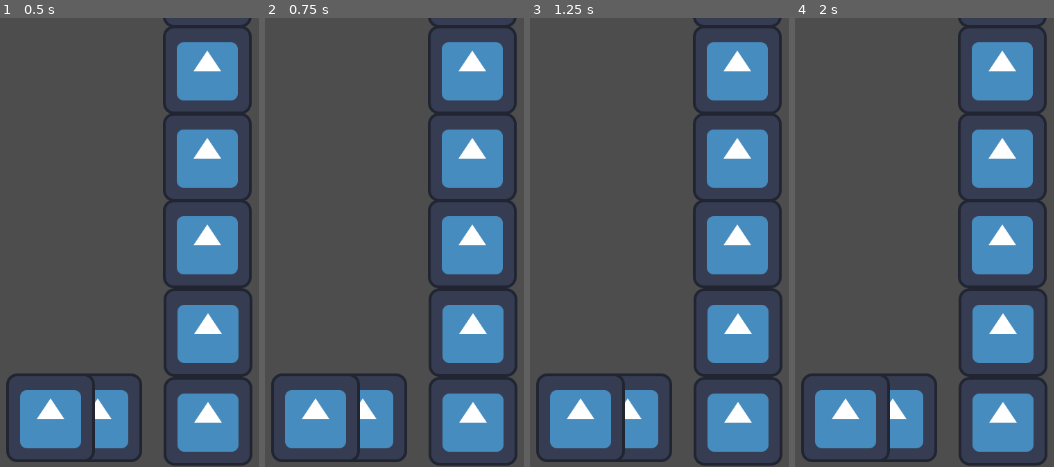
Above: before the commit, frames 1-4 (left to right).
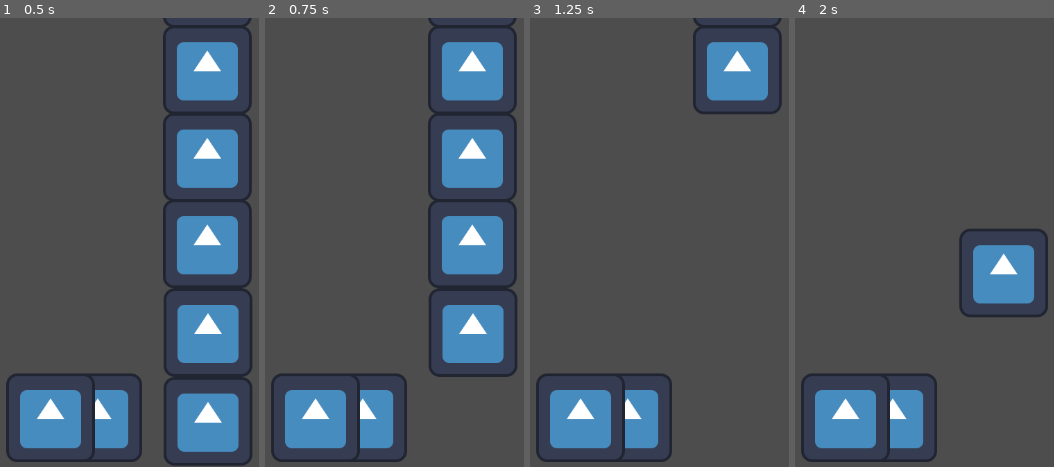
Above: after the commit, the same moments.

Repository: giovanemachado/timbergdtman
Game: Godot game, scene res://src/Main.tscn
Two runs of this game, one before a commit and one after it. Both use one fixed random seed, a clock stepped at 60 frames per second and the inputs below. The engine's default icon, where the game draws it, is replaced by a stand-in: a white triangle on a blue panel in a dark square.
Inputs:
- Up to frame 1 (0.5 s): no input
- Up to frame 2 (0.75 s): tap Enter at 0.5 s; hold D (cut_right) from 0.53 s (still down)
- Up to frame 3 (1.25 s): keep holding D (cut_right)
- Up to frame 4 (2 s): release D (cut_right) at 1.28 s; hold A (cut_left) from 1.28 s (still down)

Frame 1 is identical in both runs. In frame 2, 3.9% of the frame differs, in the area x 63-98%, y 79-100%; in frame 3, 16%; in frame 4, 20%, in the area x 62-98%, y 0-100%.

Commit message:
tree tucks now move by movement and not animation. add cd with timer as well. add globals as autoload singleton. rename almost everything to try follow gd style guide lines

Diff:
--- a/SignalBus.gd
+++ /dev/null
@@ -1,3 +0,0 @@
-extends Node
-
-signal _on_tree_tuck_animation_finished(anim_name)
--- a/project.godot
+++ b/project.godot
@@ -11,13 +11,14 @@
 [application]
 
 config/name="P"
-run/main_scene="res://Src/Main.tscn"
+run/main_scene="res://src/Main.tscn"
 config/features=PackedStringArray("4.0", "Forward Plus")
 config/icon="res://icon.svg"
 
 [autoload]
 
-SignalBus="*res://SignalBus.gd"
+SignalBus="*res://src/signal_bus.gd"
+Globals="*res://src/globals.gd"
 
 [input]
 
--- a/src/Main.tscn
+++ b/src/Main.tscn
@@ -1,55 +1,61 @@
-[gd_scene load_steps=5 format=3 uid="uid://b7n3hli5t2f1p"]
+[gd_scene load_steps=5 format=3 uid="uid://bh45mhydyuxn7"]
 
-[ext_resource type="Script" path="res://Src/Tree/Tree.gd" id="1_ehffe"]
-[ext_resource type="PackedScene" uid="uid://cshpelm6okiad" path="res://Src/Tree/TreeTuck.tscn" id="2_pa2co"]
-[ext_resource type="Script" path="res://Src/Player/Player.gd" id="3_jqo2d"]
-[ext_resource type="Texture2D" uid="uid://d0ip05whua6kq" path="res://icon.svg" id="4_iqxdf"]
+[ext_resource type="Script" path="res://src/tree/tree.gd" id="1_cqndx"]
+[ext_resource type="PackedScene" uid="uid://dg7cfeaaojmya" path="res://src/tree/TreeTuck.tscn" id="2_6myp2"]
+[ext_resource type="Script" path="res://src/player/player.gd" id="3_n0jcn"]
+[ext_resource type="Texture2D" uid="uid://d0ip05whua6kq" path="res://icon.svg" id="4_p54rr"]
 
 [node name="Main" type="Node2D"]
 metadata/_edit_vertical_guides_ = [561.0]
 
-[node name="Tree" type="Node2D" parent="." node_paths=PackedStringArray("TreeSpawn")]
+[node name="Tree" type="Node2D" parent="."]
 position = Vector2(0, -2)
-script = ExtResource("1_ehffe")
-TreeTuck = ExtResource("2_pa2co")
-TreeSpawn = NodePath("TreePosition")
-CurrentTucksNps = Array[NodePath]([NodePath("TreeTuck"), NodePath("TreeTuck2"), NodePath("TreeTuck3"), NodePath("TreeTuck4"), NodePath("TreeTuck5"), NodePath("TreeTuck6"), NodePath("TreeTuck7")])
+script = ExtResource("1_cqndx")
+tree_tuck = ExtResource("2_6myp2")
+tucks_support = Array[NodePath]([NodePath("TreeTuck"), NodePath("TreeTuck2"), NodePath("TreeTuck3"), NodePath("TreeTuck4"), NodePath("TreeTuck5"), NodePath("TreeTuck6"), NodePath("TreeTuck7")])
 
 [node name="TreePosition" type="Marker2D" parent="Tree"]
 position = Vector2(557, -175)
 
-[node name="TreeTuck" parent="Tree" instance=ExtResource("2_pa2co")]
+[node name="TreePositionFinal" type="Marker2D" parent="Tree"]
+position = Vector2(560, 579)
+
+[node name="TreeTuck" parent="Tree" instance=ExtResource("2_6myp2")]
 position = Vector2(558, 584)
 
-[node name="TreeTuck2" parent="Tree" instance=ExtResource("2_pa2co")]
+[node name="TreeTuck2" parent="Tree" instance=ExtResource("2_6myp2")]
 position = Vector2(558, 456)
 
-[node name="TreeTuck3" parent="Tree" instance=ExtResource("2_pa2co")]
+[node name="TreeTuck3" parent="Tree" instance=ExtResource("2_6myp2")]
 position = Vector2(557, 328)
 
-[node name="TreeTuck4" parent="Tree" instance=ExtResource("2_pa2co")]
+[node name="TreeTuck4" parent="Tree" instance=ExtResource("2_6myp2")]
 position = Vector2(557, 203)
 
-[node name="TreeTuck5" parent="Tree" instance=ExtResource("2_pa2co")]
+[node name="TreeTuck5" parent="Tree" instance=ExtResource("2_6myp2")]
 position = Vector2(557, 77)
 
-[node name="TreeTuck6" parent="Tree" instance=ExtResource("2_pa2co")]
+[node name="TreeTuck6" parent="Tree" instance=ExtResource("2_6myp2")]
 position = Vector2(557, -48)
 
-[node name="TreeTuck7" parent="Tree" instance=ExtResource("2_pa2co")]
+[node name="TreeTuck7" parent="Tree" instance=ExtResource("2_6myp2")]
 position = Vector2(557, -174)
 
+[node name="Timer" type="Timer" parent="Tree"]
+one_shot = true
+
 [node name="Player" type="Node2D" parent="."]
-script = ExtResource("3_jqo2d")
+script = ExtResource("3_n0jcn")
 
 [node name="TempPlayer" type="Sprite2D" parent="Player"]
 position = Vector2(399, 577)
-texture = ExtResource("4_iqxdf")
+texture = ExtResource("4_p54rr")
 
 [node name="TempAxe" type="Sprite2D" parent="Player/TempPlayer"]
 position = Vector2(-68, 0)
-texture = ExtResource("4_iqxdf")
+texture = ExtResource("4_p54rr")
 
 [node name="AnimationPlayer" type="AnimationPlayer" parent="Player"]
 
+[connection signal="timeout" from="Tree/Timer" to="Tree" method="_on_timer_timeout"]
 [connection signal="hit" from="Player" to="Tree" method="_on_player_hit"]
--- /dev/null
+++ b/src/globals.gd
@@ -0,0 +1,9 @@
+extends Node
+
+enum HitSide {RIGHT, LEFT}
+
+const TREE_TUCK_ANIMATIONS_NAMES = {
+		HIT = 'correct-hit',
+		WRONG_HIT = 'wrong-hit',
+		MOVE = 'move-below',
+}
--- a/src/player/player.gd
+++ b/src/player/player.gd
@@ -1,21 +1,14 @@
 extends Node2D
 
-# Tree hits
-signal hit(cuttingAt)
+signal hit(side)
 
-# Called when the node enters the scene tree for the first time.
-func _ready():
-	pass # Replace with function body.
+func _process(_delta):
+	if Input.is_action_pressed("cut_right"):
+		hit_tree(Globals.HitSide.RIGHT)
 
-# Called every frame. 'delta' is the elapsed time since the previous frame.
-func _process(delta):
-	if Input.is_action_pressed("cut_right"):
-		hitTheTree(cutSide.CUT_RIGHT)
 	if Input.is_action_pressed("cut_left"):
-		hitTheTree(cutSide.CUT_LEFT)
+		hit_tree(Globals.HitSide.LEFT)
 
-# Possible sides to cut the tree down
-enum cutSide {CUT_RIGHT, CUT_LEFT}
 
-func hitTheTree(cuttingAt):
-	hit.emit(cuttingAt)
+func hit_tree(side):
+	hit.emit(side)
--- /dev/null
+++ b/src/signal_bus.gd
@@ -0,0 +1,3 @@
+extends Node
+
+#signal _on_tree_tuck_animation_finished(anim_name)
--- a/src/tree/TreeTuck.gd
+++ /dev/null
@@ -1,20 +0,0 @@
-extends Node2D
-
-enum branchSide {RIGHT, LEFT, NONE}
-
-@export var BranchSide: branchSide
-@onready var anim: AnimationPlayer = $Sprite/AnimationPlayer
-
-# Called when the node enters the scene tree for the first time.
-func _ready():
-	BranchSide = branchSide.RIGHT
-
-func Hitted():
-	anim.play("correct-hit")
-
-# moving things by animtion, that's a bad idea
-func MoveDown():
-	anim.play("move-below")
-
-func _on_animation_player_animation_finished(anim_name):
-	SignalBus.emit_signal("_on_tree_tuck_animation_finished", anim_name)
--- a/src/tree/TreeTuck.tscn
+++ b/src/tree/TreeTuck.tscn
@@ -1,7 +1,7 @@
-[gd_scene load_steps=8 format=3 uid="uid://cshpelm6okiad"]
+[gd_scene load_steps=8 format=3 uid="uid://dg7cfeaaojmya"]
 
-[ext_resource type="Texture2D" uid="uid://d0ip05whua6kq" path="res://icon.svg" id="1_0sjvc"]
-[ext_resource type="Script" path="res://Src/Tree/TreeTuck.gd" id="1_prls0"]
+[ext_resource type="Script" path="res://src/tree/tree_tuck.gd" id="1_hrf2l"]
+[ext_resource type="Texture2D" uid="uid://d0ip05whua6kq" path="res://icon.svg" id="2_r1nb2"]
 
 [sub_resource type="Animation" id="Animation_tdhg7"]
 length = 0.001
@@ -149,10 +149,10 @@
 }
 
 [node name="TreeTuck" type="Node2D"]
-script = ExtResource("1_prls0")
+script = ExtResource("1_hrf2l")
 
 [node name="Sprite" type="Sprite2D" parent="."]
-texture = ExtResource("1_0sjvc")
+texture = ExtResource("2_r1nb2")
 
 [node name="AnimationPlayer" type="AnimationPlayer" parent="Sprite"]
 libraries = {
--- a/src/tree/tree.gd
+++ b/src/tree/tree.gd
@@ -1,58 +1,72 @@
 extends Node2D
 
+@export var tree_tuck: PackedScene
 
-@export var TreeTuck: PackedScene
-@export var TreeSpawn: Node2D
+@export var tucks_support: Array[NodePath]
+@onready var tucks = tucks_support.map(get_node)
 
-@export var CurrentTucksNps: Array[NodePath]
-@onready var CurrentTucks = CurrentTucksNps.map(get_node)
+var can_hit: bool = true
+@onready var tree_spawn = $TreePosition.position
+@onready var final_position = $TreePositionFinal.position
+@onready var timer = $Timer
 
-var canHit: bool = true
+const HIT_COOLDOWN = 0.2
 
-# Called when the node enters the scene tree for the first time.
+## Called when the node enters the scene tree for the first time.
+#func _ready():
+#	SignalBus._on_tree_tuck_animation_finished.connect(self._on_tree_tuck_animation_finished)
+
 func _ready():
-	SignalBus._on_tree_tuck_animation_finished.connect(self._on_tree_tuck_animation_finished)
+	timer.wait_time = HIT_COOLDOWN
 
-# Called every frame. 'delta' is the elapsed time since the previous frame.
-func _process(delta):
-	pass
-
-func _on_player_hit(cuttingAt):
-	if !canHit:
+func _on_player_hit(side):
+	if !can_hit:
 		return
 
-	canHit = false
+	can_hit = false
 
-	var hittedTuck = CurrentTucks[1]
-	var branchSide = hittedTuck.get("BranchSide")
+	timer.start()
+	print("timestart")
 
-	if branchSide == cuttingAt:
-		print("bad")
+	tucks[0].hit()
+	tucks[0].queue_free()
+	tucks.remove_at(0)
+
+	if check_branch_side(tucks[0], side):
+		print("Game Over")
 		return
 
-	print("good")
+	update_all_tucks()
 
+func update_all_tucks():
 	var i = 0
-	for tuck in CurrentTucks:
+	for tuck in tucks:
 		if i == 0:
-			tuck.Hitted()
+			tuck.move_to(final_position)
 			i += 1
 			continue
 
-		tuck.MoveDown()
+		tuck.move_to(tucks[i-1].position)
 		i += 1
 
-	var newTreeTuck = TreeTuck.instantiate()
-	add_child(newTreeTuck)
-	newTreeTuck.position = $TreePosition.position
-	CurrentTucks.append(newTreeTuck)
+	var new_tree_tuck = tree_tuck.instantiate()
+	add_child(new_tree_tuck)
+	new_tree_tuck.position = tree_spawn
+	tucks.append(new_tree_tuck)
+
+func check_branch_side(tuck, side):
+	var branch_side = tuck.get("branch_side")
+	return branch_side == side
+
+func _on_tree_tuck_animation_finished(anim_name):
+	if anim_name != Globals.TREE_TUCK_ANIMATIONS_NAMES.HIT:
+		return
+
+	can_hit = true
+	tucks[0].queue_free()
+	tucks.remove_at(0)
 
 
-func _on_tree_tuck_animation_finished(anim_name):
-	if anim_name == 'correct-hit':
-		canHit = true
-		CurrentTucks[0].queue_free()
-		CurrentTucks.remove_at(0)
-
-		for tuck in CurrentTucks:
-			print(tuck.name)
+func _on_timer_timeout():
+	can_hit = true
+	print("timeout")
--- /dev/null
+++ b/src/tree/tree_tuck.gd
@@ -0,0 +1,43 @@
+extends Node2D
+
+enum BranchSide {RIGHT, LEFT, NONE}
+
+@export var branch_side: BranchSide
+@onready var anim: AnimationPlayer = $Sprite/AnimationPlayer
+
+var should_move = false
+var destiny_position = null
+var original_position = null
+
+# Called when the node enters the scene tree for the first time.
+func _ready():
+	branch_side = BranchSide.RIGHT
+
+var t = 0.0
+
+func _physics_process(delta):
+	if !should_move:
+		return
+
+	t += delta * 5
+	position = original_position.lerp(destiny_position, t)
+
+	if position.distance_to(destiny_position) < 0.1:
+		t = 0.0
+		should_move = false
+
+func hit():
+	anim.play(Globals.TREE_TUCK_ANIMATIONS_NAMES.HIT)
+
+
+# moving things by animtion, that's a bad idea
+func move_down():
+	anim.play(Globals.TREE_TUCK_ANIMATIONS_NAMES.MOVE)
+
+func move_to(final_position):
+	destiny_position = final_position
+	original_position = get_position()
+	should_move = true
+#
+#func _on_animation_player_animation_finished(anim_name):
+#	SignalBus.emit_signal("_on_tree_tuck_animation_finished", anim_name)
Not shown, changed: README.md
